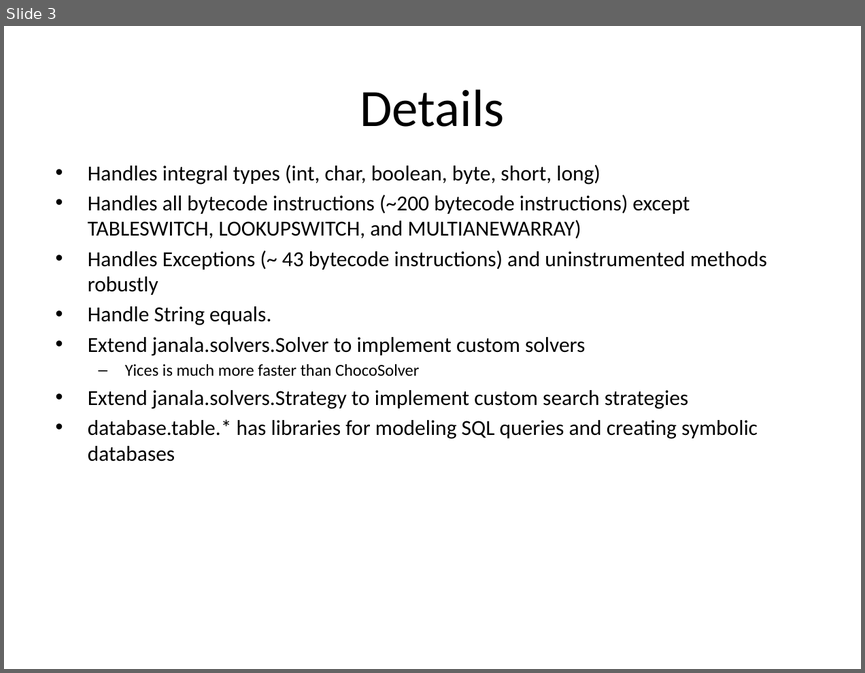
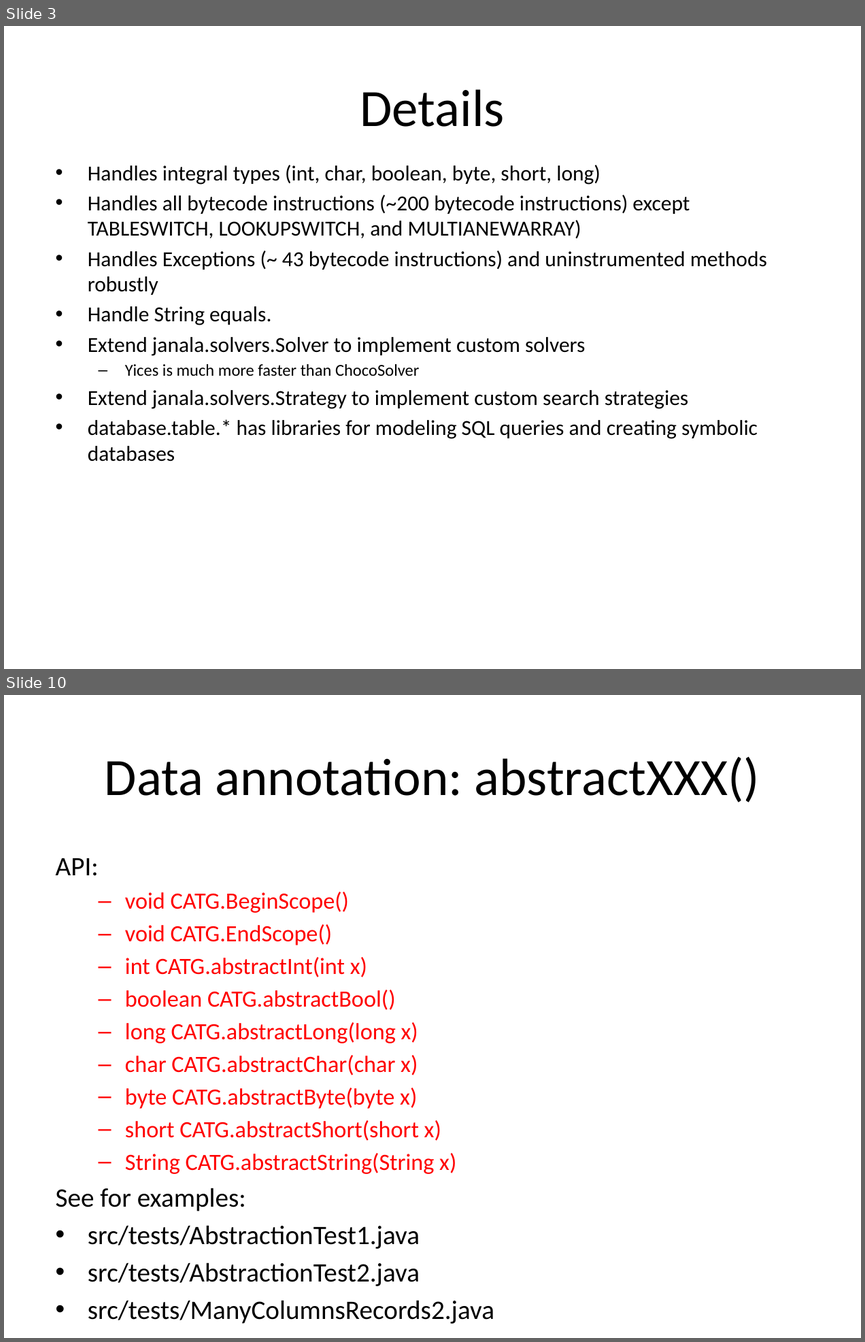
Before and after one commit to ksen007/janala2, a slide deck: janala.pptx. Shown one above the other, each under a label of ours: slide 3 before the commit, slides 3 and 10 after it; the slides between them are not shown. The pictures are 865x673 and 865x1342 pixels, drawn with LibreOffice and Linux fonts; fonts in the diff are those of the drawing. Boxes give left, top, right and bottom in pixels: in the first picture for what was removed or moved away, otherwise in the second. Text is boxed around its words. In the diff, an @@ line names an element or a change of style, - is before the commit and + after.

```diff
--- a/janala.pptx
+++ b/janala.pptx
@@ slide 10 added at (x1=4, y1=695, x2=861, y2=1338), background #FFFFFF @@
@@ title added at (x1=105, y1=757, x2=759, y2=802), 44 pt, text #000000 @@
+Data annotation: abstractXXX()
@@ text added at (x1=56, y1=858, x2=494, y2=1323), 19.6 pt, text #FF0000 @@
+API:
+  – void CATG.BeginScope()
+  – void CATG.EndScope()
+  – int CATG.abstractInt(int x)
+  – boolean CATG.abstractBool()
+  – long CATG.abstractLong(long x)
+  – char CATG.abstractChar(char x)
+  – byte CATG.abstractByte(byte x)
+  – short CATG.abstractShort(short x)
+  – String CATG.abstractString(String x)
+See for examples:
+• src/tests/AbstractionTest1.java
+• src/tests/AbstractionTest2.java
+• src/tests/ManyColumnsRecords2.java
```
Also in this commit, not shown: 9 other slides added, 2 other files.
